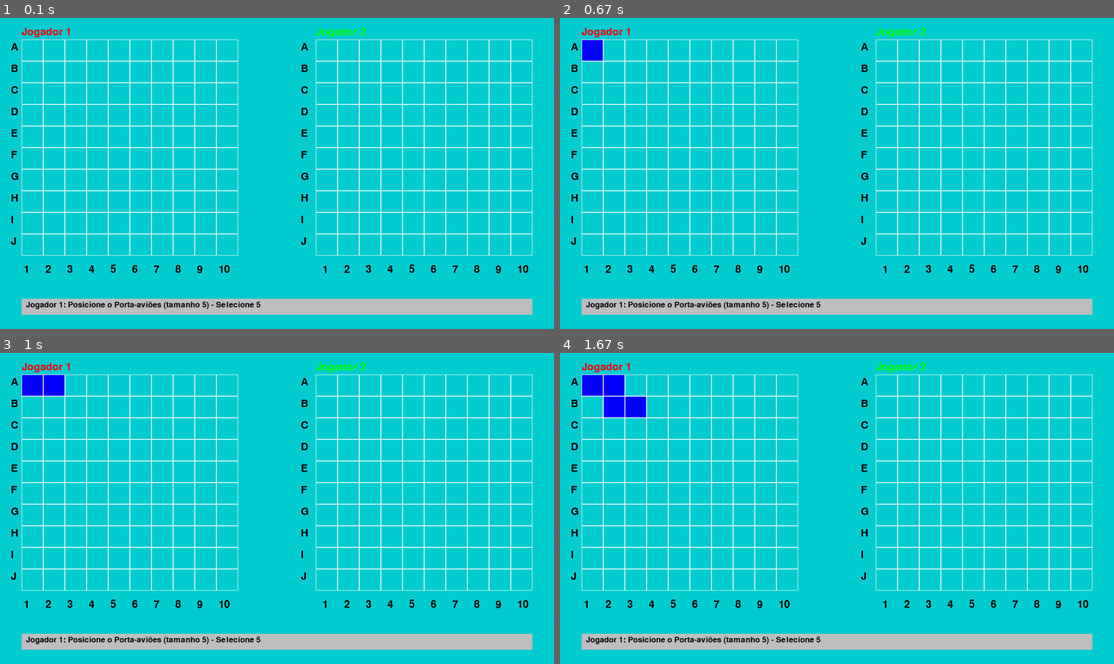
Above: before the commit, frames 1-4 (two rows, left to right).
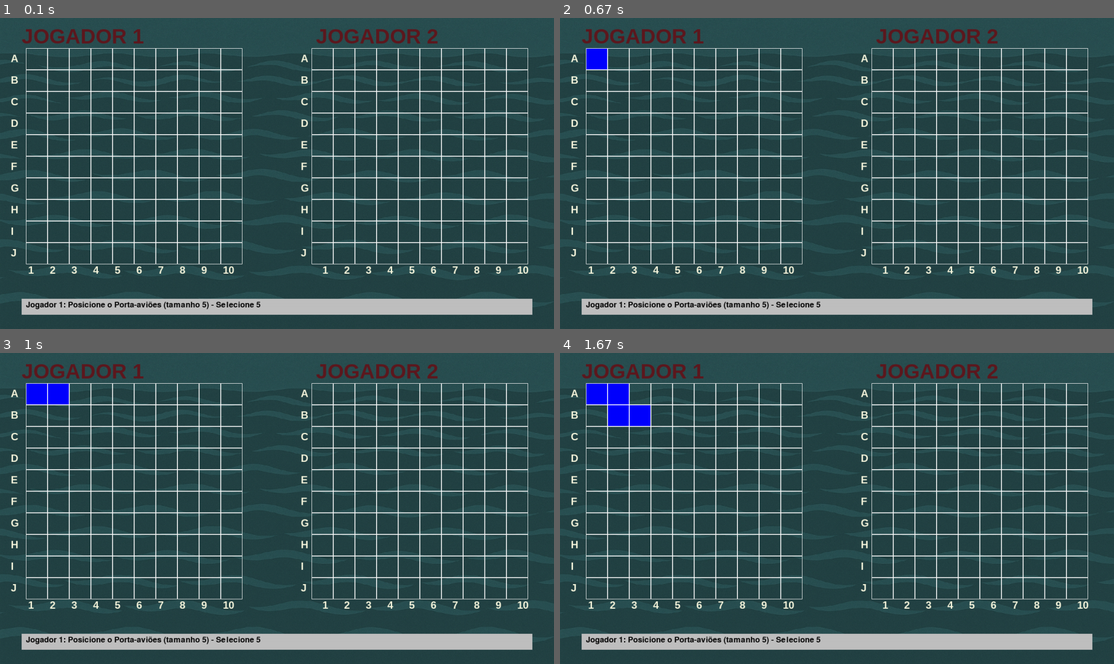
Above: after the commit, the same moments.

Repository: jvchaaves/batalha_naval_pygame
Game: pygame game, started from app.py
Two runs of this game, one before a commit and one after it. Both use one fixed random seed, a clock stepped at 60 frames per second and the inputs below.
Inputs (mouse positions are in pixels of both pictures, inside the frame that each line leads up to):
- Up to frame 1 (0.1 s): no input
- Up to frame 2 (0.67 s): click (598, 58) at 0.38 s
- Up to frame 3 (1 s): click (55, 393) at 0.72 s
- Up to frame 4 (1.67 s): click (615, 415) at 1.05 s; click (637, 415) at 1.38 s

The runs differ from the first frame. In frame 1, 95% of the frame differs, in the area x 0-100%, y 0-100%; in frame 2, 95%; in frame 3, 95%; in frame 4, 95%.

Commit message:
algumas alteraçoes

Diff:
--- a/app.py
+++ b/app.py
@@ -2,6 +2,9 @@
 import cores
 
 pygame.init()
+
+background = pygame.image.load(r'C:\Users\joaov\OneDrive\Área de Trabalho\programação\pygame\batalha_naval_pygame\background.jpg')
+background = pygame.transform.scale(background, (1280, 720))
 
 def CreateGameGrid(rows, cols, cellsize, pos):
     startx = pos [0]
@@ -21,24 +24,28 @@
     return [[' ' for _ in range(cols)] for _ in range(rows)]
 
 def showgrid(window, cellsize, player1grid, player2grid, pgamelogic,p2gamelogic):
-    font = pygame.font.SysFont(None, 36)
-    title1 = font.render('Jogador 1', True, cores.Vermelho)
-    window.blit(title1, (50, 20))
-    title2 = font.render('Jogador 2', True, cores.Verde)
-    window.blit(title2, (1280 - (cols * cellsize) - 50, 20))
+
+    window.blit(background,(0,0))
+
+    title_font = pygame.font.SysFont('Arial', 48, bold=True)
+    font = pygame.font.SysFont('Arial', 24, bold=  True)
+    title1 = title_font.render('JOGADOR 1', True, cores.VermelhoVinho)
+    window.blit(title1, (50, 15))
+    title2 = title_font.render('JOGADOR 2', True, cores.VermelhoVinho)
+    window.blit(title2, (1280 - (cols * cellsize) - 50, 15))
 
     for row in range(10):
-        letra = font.render(chr(65 + row), True, cores.Preto)
-        window.blit(letra, (25, 55 + row * cellsize))
+        letra = font.render(chr(65 + row), True, cores.Bege)
+        window.blit(letra, (25, 80 + row * cellsize))
     for col in range(10):
-        numero = font.render(str(col + 1), True, cores.Preto)
-        window.blit(numero, (55 + col * cellsize, 570))
+        numero = font.render(str(col + 1), True, cores.Bege)
+        window.blit(numero, (65 + col * cellsize, 570))
 
     for row in range(10):
-        letra = font.render(chr(65 + row), True, cores.Preto)
-        window.blit(letra, (1280 - (cols * cellsize) - 85, 55 + row * cellsize))
+        letra = font.render(chr(65 + row), True, cores.Bege)
+        window.blit(letra, (1280 - (cols * cellsize) - 85, 80 + row * cellsize))
     for col in range(10):
-        numero = font.render(str(col + 1), True, cores.Preto)
+        numero = font.render(str(col + 1), True, cores.Bege)
         window.blit(numero, (1280 - (cols * cellsize) - 50 + 50 + (col * cellsize) + cellsize//2 - 60, 570))
 
     for row in range(rows):
@@ -149,11 +156,10 @@
 
 screen = pygame.display.set_mode((1280, 720))
 
-
-pgamegrid = CreateGameGrid(rows, cols, cellsize, (50, 50))
+pgamegrid = CreateGameGrid(rows, cols, cellsize, (60, 70))
 pgamelogic = updategamelogic(rows, cols)
 
-p2gamegrid = CreateGameGrid(rows, cols, cellsize, (1280 - (rows * cellsize) - 50, 50))
+p2gamegrid = CreateGameGrid(rows, cols, cellsize, (1280 - (rows * cellsize) - 60, 70))
 p2gamelogic = updategamelogic(rows, cols)
 
 printgamelogic(pgamelogic, p2gamelogic)
@@ -161,9 +167,10 @@
 for player, (grid, logic) in enumerate([(pgamegrid, pgamelogic), (p2gamegrid, p2gamelogic)], start=1):
     for ship_name, ship_size in ships.items():
         place_ship(grid, logic, ship_name, ship_size, player)
-        screen.fill(cores.AzulTurquesa)
         showgrid(screen, cellsize, pgamegrid, p2gamegrid,pgamelogic,p2gamelogic)
         pygame.display.update()
+
+
 
 running = True
 while running:
@@ -171,7 +178,6 @@
         if event.type == pygame.QUIT:
             running = False
 
-    screen.fill(cores.AzulTurquesa)
     showgrid(screen, cellsize, pgamegrid, p2gamegrid,p2gamelogic,pgamelogic)
 
 for rowidx, row in enumerate(pgamegrid):
--- a/cores.py
+++ b/cores.py
@@ -26,3 +26,5 @@
 VerdeEscuro = (0, 100, 0)
 AzulEscuro = (0, 0, 139)
 AzulTurquesa = (0, 206, 209)
+VermelhoVinho = (94, 25, 31)
+Bege = (245, 245, 220)
Binary file added: background.jpg
Not shown, changed: .gitignore
